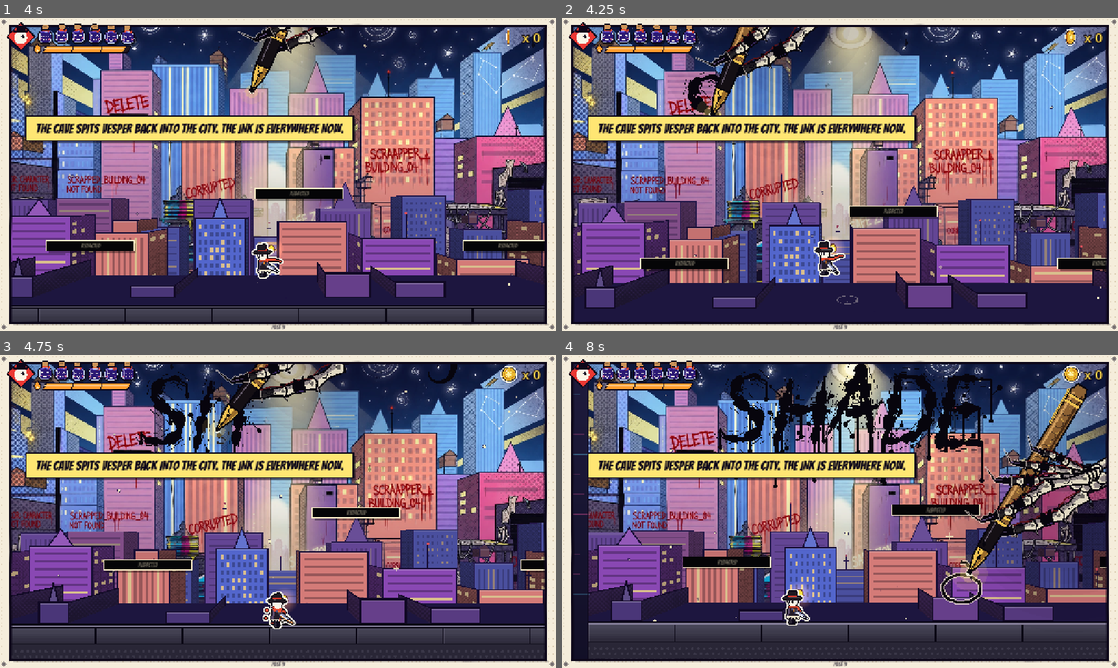
Above: before the commit, frames 1-4 (two rows, left to right).
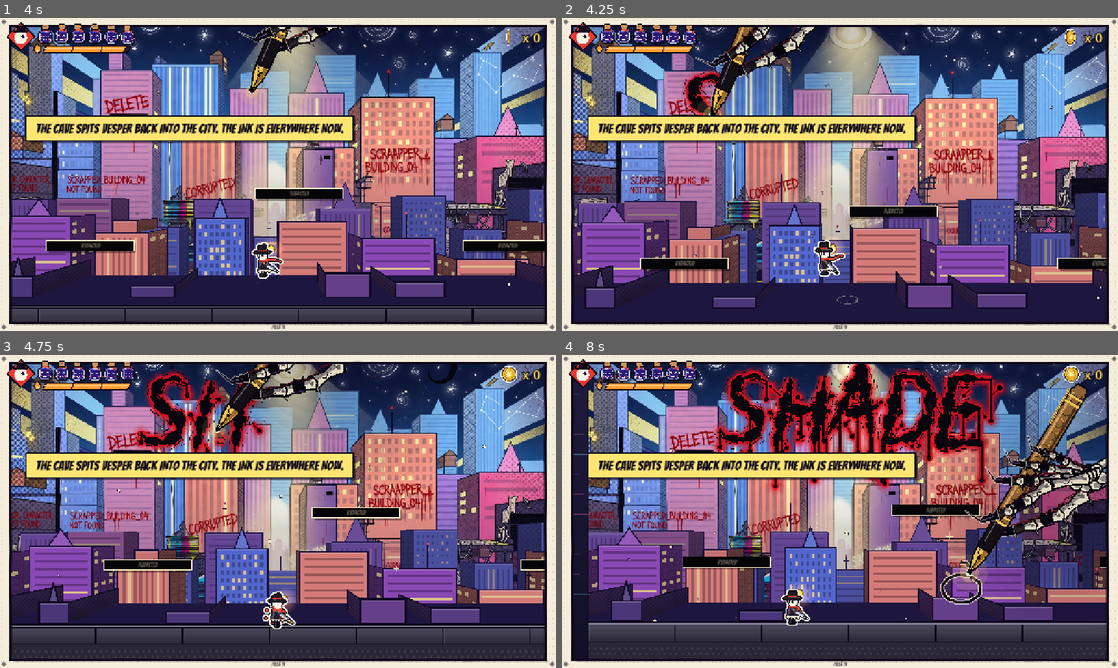
Above: after the commit, the same moments.

Repository: Ridhim-mittal/temp_game_jam
Game: Godot game, scene res://scenes/levels/shade_finale.tscn
The game is run twice, just before and just after one commit, with the same random seed, the same clock (stepped at 60 frames per second) and the same inputs. This scene is started directly instead of the project's main scene.
Inputs (mouse positions are in pixels of both pictures, inside the frame that each line leads up to):
- Up to frame 1 (4 s): tap Enter (ui_accept) at 0.5 s; move the mouse to (400, 158) at 0.52 s; hold D (move_right) 0.53-1.25 s; hold X (attack) 0.53-1.25 s; click (400, 158) at 0.67 s; tap Space (jump) at 0.77, 1.07, 3.77 s; drag from (166, 190) to (283, 265) at 1.27 s; move the mouse to (333, 105) at 2.02 s; hold D (move_right) 2.03-2.75 s; hold Right mouse button (ember) 2.03-2.75 s; drag from (250, 237) to (111, 127) at 2.77 s; move the mouse to (444, 221) at 3.52 s; hold A (move_left) from 3.53 s (still down); tap E (interact) at 3.6 s
- Up to frame 2 (4.25 s): keep holding A (move_left); tap Space (jump) at 4.07 s
- Up to frame 3 (4.75 s): release A (move_left) at 4.25 s; drag from (111, 464) to (261, 602) at 4.27 s
- Up to frame 4 (8 s): move the mouse to (867, 511) at 5.02 s; hold S (down) 5.03-5.75 s; tap C at 5.1 s; click (867, 511) at 5.17 s; drag from (756, 433) to (728, 527) at 5.77 s; move the mouse to (962, 495) at 6.52 s; hold Up (ui_up) 6.53-7.25 s; tap J at 6.6 s; tap Space (jump) at 6.77, 7.07 s; drag from (728, 527) to (795, 596) at 7.27 s

Frame 1 is identical in both runs. In frame 2, 0.3% of the frame differs, in the area x 21-31%, y 16-32%; in frame 3, 2.2%; in frame 4, 6.9%, in the area x 27-81%, y 2-44%.

Commit message:
Shade's name in the sky stands out: a blood-red rim and a pulsing glow under the ink
The black dry-brush SHADE melted into the busy painting. Every stroke,
splatter and drip is now drawn in passes: a soft blood-red glow (it pulses
slowly), a crisp blood-red rim, then the black ink with its bristles on top.

Co-Authored-By: Claude Opus 5.5 <noreply@anthropic.com>
Claude-Session: https://claude.ai/code/session_01QmC6giyVonwCqVxiteThqK

Diff:
--- a/scripts/effects/shade_hand.gd
+++ b/scripts/effects/shade_hand.gd
@@ -36,6 +36,7 @@
 const BARREL_LIGHT := Color(0.82, 0.62, 0.36)
 const GLOW := Color(1.0, 0.86, 0.45)
 const RIM_DARK := Color(0.24, 0.17, 0.4)
+const NAME_RIM := Color(0.86, 0.06, 0.12)  # blood red round the name in the sky (Shade's scarf and eyes)
 const PAPER := Color(0.93, 0.89, 0.78)
 const U := Vector2(0.6, -0.8)  # pen axis, nib -> cap (hand space)
 const N := Vector2(0.8, 0.6)  # across the pen, towards the back of the hand
@@ -311,9 +312,22 @@
 
 ## The name in the sky: thick dry-brush ink that swells and tapers, scratchy
 ## bristle streaks along it, splatters flung off the strokes, and ink running
-## down from the letters in long drips.
+## down from the letters in long drips. So it never melts into the busy
+## painting behind it, every stroke is drawn in passes: a soft blood-red glow
+## that slowly pulses, a crisp blood-red rim, then the black ink on top.
 func _paint_names() -> void:
 	var b := InkBatch.new()
+	var pulse := 0.8 + 0.2 * sin(Time.get_ticks_msec() * 0.0025)
+	_name_pass(b, 30.0, Color(NAME_RIM, 0.16 * pulse))
+	_name_pass(b, 16.0, Color(NAME_RIM, 0.32 * pulse))
+	_name_pass(b, 7.0, NAME_RIM)
+	_name_pass(b, 0.0, INK)
+	b.flush(_name_layer)
+
+
+## One pass over every name: the strokes `grow` px wider, in `col` (only the
+## ink pass, grow 0, gets the dry-brush bristles).
+func _name_pass(b, grow: float, col: Color) -> void:
 	for nm in _names:
 		var age: float = nm.age
 		for i in nm.strokes.size():
@@ -328,31 +342,32 @@
 				var c := st[k + 1] if k + 1 < n or done >= st.size() - 1 else st[k].lerp(st[k + 1], done - int(done))
 				# fat in the middle, sharp at the ends, uneven like a loaded brush
 				var wide := 30.0 * pow(sin(PI * clampf(t * 0.96 + 0.02, 0.0, 1.0)), 0.6) * (0.75 + 0.35 * sin(k * 1.7 + i))
-				b.draw_line(a, c, INK, wide)
-				b.draw_circle(c, wide * 0.42, INK)
+				b.draw_line(a, c, col, wide + grow)
+				b.draw_circle(c, wide * 0.42 + grow * 0.5, col)
+				if grow > 0.0:
+					continue  # the rim and glow passes skip the bristles
 				# dry-brush bristle streaks, broken here and there
 				var d := (c - a).normalized()
 				var nrm := d.orthogonal()
 				for j in 3:
 					if sin(k * (1.3 + j) + i * 2.0 + j) > -0.2:
 						var off := nrm * (wide * 0.5 + 4.0 + j * 5.0) * (1.0 if j % 2 == 0 else -1.0)
-						b.draw_line(a + off, c + off, INK, 2.0 - j * 0.4)
+						b.draw_line(a + off, c + off, col, 2.0 - j * 0.4)
 			# splatters flung off the stroke
 			for k in 4:
 				var q := st[int(fmod(k * 7.3 + i * 3.0, st.size()))]
 				if (int(fmod(k * 7.3 + i * 3.0, st.size()))) > int(done):
 					continue
 				var fling := Vector2(sin(k * 2.7 + i), cos(k * 1.9 + i * 1.3)) * (30.0 + k * 9.0)
-				b.draw_circle(q + fling, 3.0 + 3.0 * absf(sin(k + i)), INK)
-				b.draw_line(q + fling * 0.6, q + fling, INK, 2.0)
+				b.draw_circle(q + fling, 3.0 + 3.0 * absf(sin(k + i)) + grow * 0.5, col)
+				b.draw_line(q + fling * 0.6, q + fling, col, 2.0 + grow)
 			# drips running down from the lowest points, growing longer
 			if done >= st.size() - 1:
 				for k in [0, st.size() - 1, st.size() / 2]:
 					var q: Vector2 = st[k]
-					var grow := minf(age * 22.0, 40.0 + 70.0 * absf(sin(k + i * 1.7)))
-					b.draw_line(q, q + Vector2(0, grow), INK, 5.0)
-					b.draw_circle(q + Vector2(0, grow), 5.5, INK)
-	b.flush(_name_layer)
+					var drip := minf(age * 22.0, 40.0 + 70.0 * absf(sin(k + i * 1.7)))
+					b.draw_line(q, q + Vector2(0, drip), col, 5.0 + grow)
+					b.draw_circle(q + Vector2(0, drip), 5.5 + grow * 0.5, col)
 
 
 # --- drawing ------------------------------------------------------------------------
